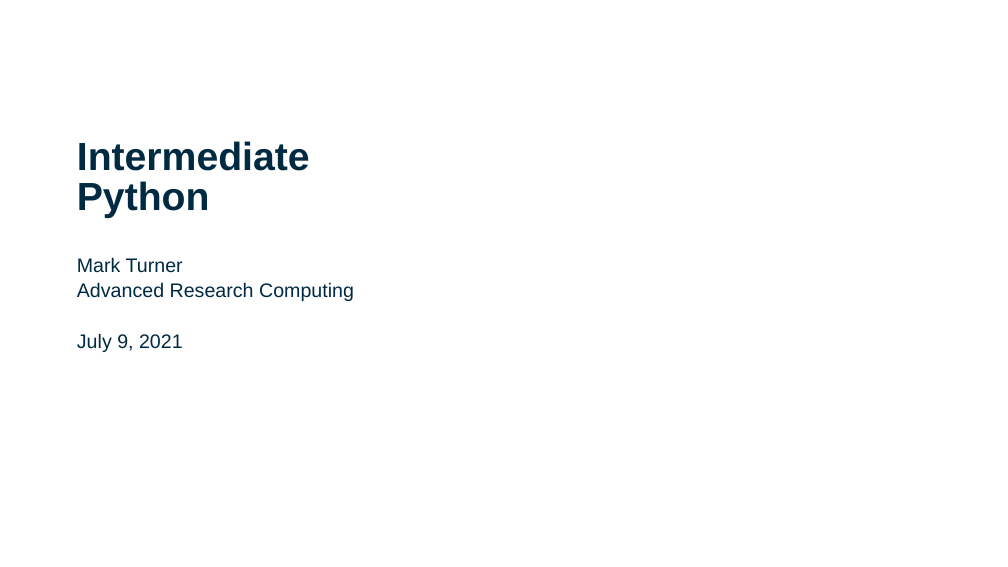
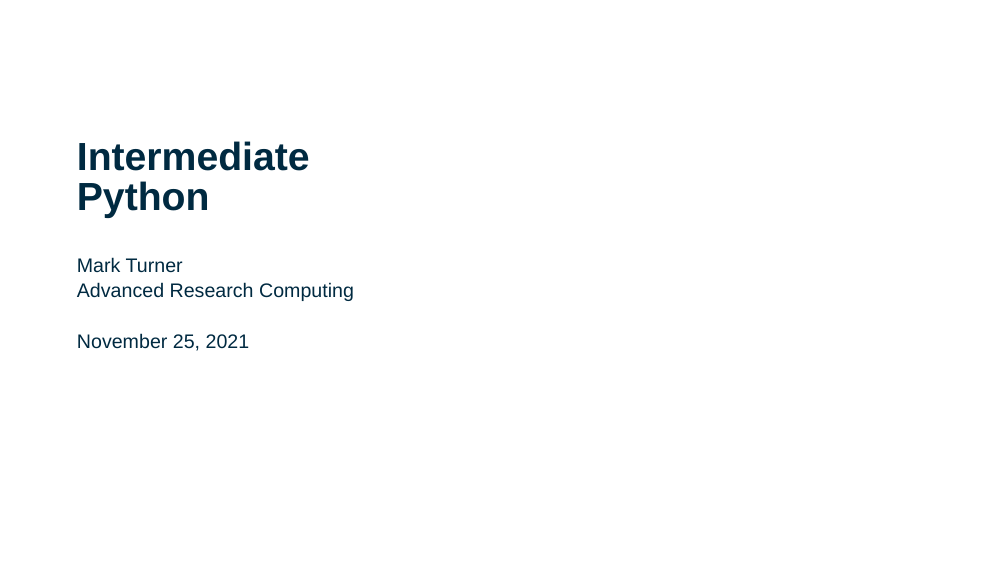
Before and after one commit to DurhamARC/Intermediate-Python, a slide deck: slide 1 of slides/intermediate_python.pptx. Drawn at 1008x567 pixels with LibreOffice and Linux fonts; fonts in the diff are those of the drawing; background and template pictures are left out. Boxes give left, top, right and bottom in pixels: in the first picture for what was removed or moved away, otherwise in the second. Text is boxed around its words. In the diff, an @@ line names an element or a change of style, - is before the commit and + after.

```diff
--- a/slides/intermediate_python.pptx
+++ b/slides/intermediate_python.pptx
@@ subtitle at box(77, 333, 250, 351): text changed @@
-July 9, 2021
+November 25, 2021
```
Also in this commit, not shown: 11 other slides changed, 1 other file.
